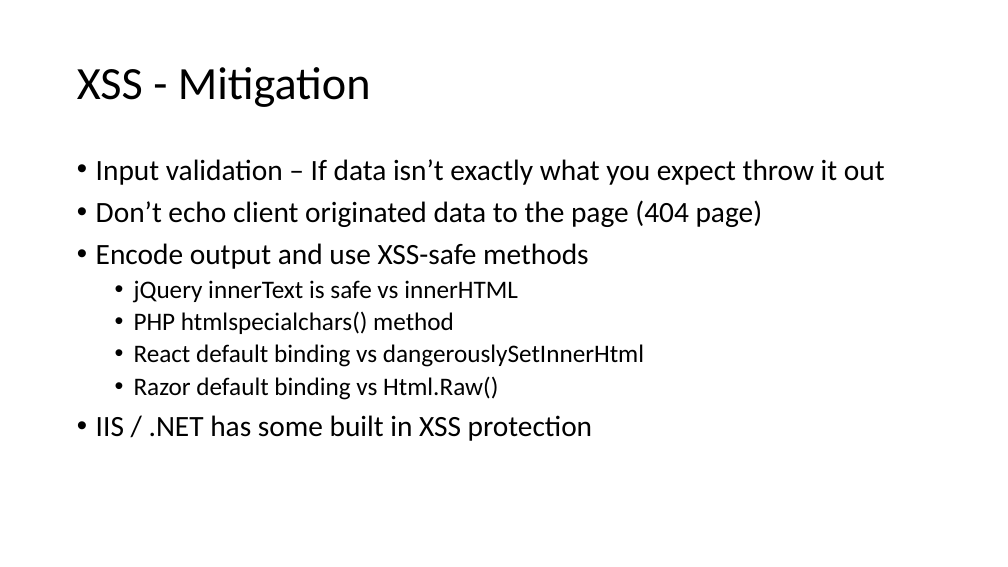
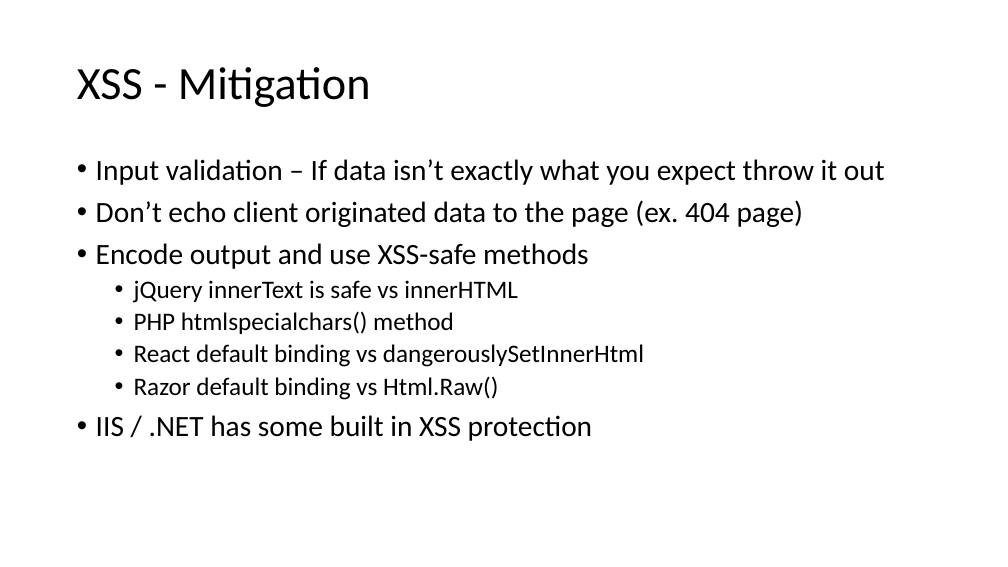
Before and after one commit to koga73/security-test, a slide deck: slide 24 of documents/Ethical_Hacking_101.pptx (slide 23 before the commit). Drawn at 1008x567 pixels with LibreOffice and Linux fonts; fonts in the diff are those of the drawing. Boxes give left, top, right and bottom in pixels: in the first picture for what was removed or moved away, otherwise in the second. Text is boxed around its words. In the diff, an @@ line names an element or a change of style, - is before the commit and + after.

```diff
--- a/documents/Ethical_Hacking_101.pptx
+++ b/documents/Ethical_Hacking_101.pptx
@@ text at (96,200,804,227): text changed @@
-• Don’t echo client originated data to the page (404 page)
+• Don’t echo client originated data to the page (ex. 404 page)
```
Also in this commit, not shown: 3 other slides changed, 10 slides added.
